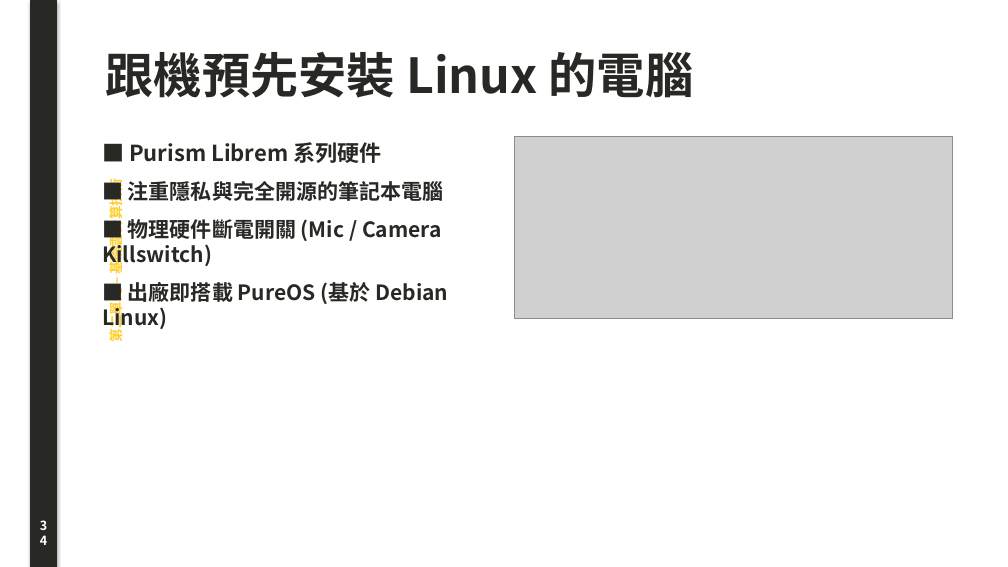
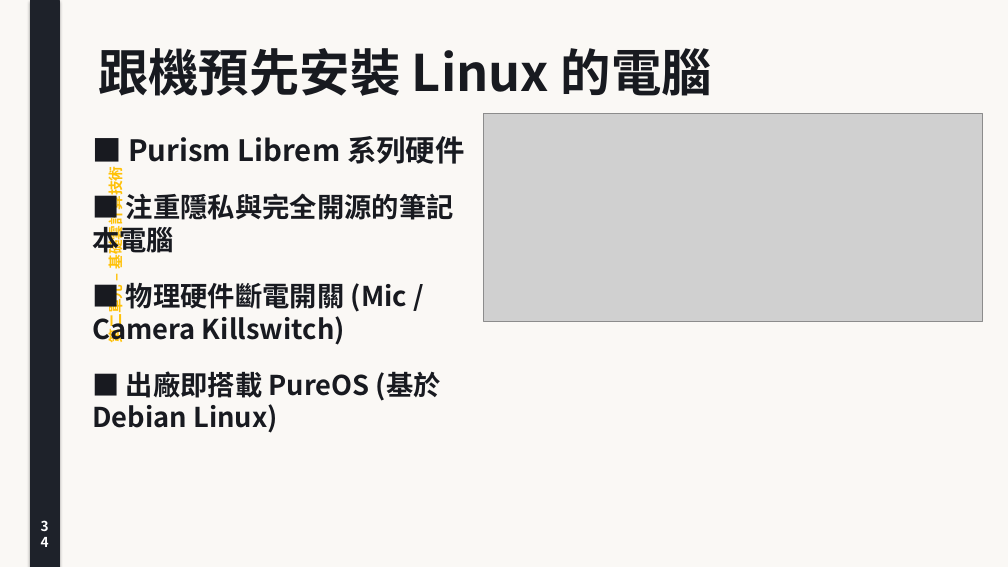
Before and after one commit to joe-ging/seed-cloud-curriculum, a slide deck: slide 34 of downloads/Deck01_Cloud_Foundations_Lecture_Note.pptx. Drawn at 1008x567 pixels with LibreOffice and Linux fonts; fonts in the diff are those of the drawing; grey boxes stand for pictures. Boxes give left, top, right and bottom in pixels: in the first picture for what was removed or moved away, otherwise in the second. Text is boxed around its words. In the diff, an @@ line names an element or a change of style, - is before the commit and + after.

```diff
--- a/downloads/Deck01_Cloud_Foundations_Lecture_Note.pptx
+++ b/downloads/Deck01_Cloud_Foundations_Lecture_Note.pptx
@@ rectangle added at (x1=0, y1=0, x2=1008, y2=567), fill #FAF8F5 @@
@@ rectangle at (x1=30, y1=0, x2=59, y2=567): fill #282825 to #1E222A; outline #282825 0.75 pt to #1E222A 0.75 pt @@
@@ text "第二單元 – 基礎雲計算技術" at (x1=104, y1=177, x2=125, y2=342): size 13 to 14 pt, text colour #FFCE2B to #FFC107 @@
@@ text "跟機預先安裝 Linux 的電腦" moved from (x1=106, y1=52, x2=693, y2=98) to (x1=98, y1=48, x2=712, y2=96) @@
@@ text "跟機預先安裝 Linux 的電腦" at (x1=98, y1=48, x2=712, y2=96): size 46 to 48 pt, text colour #282825 to #181A20 @@
@@ picture resized from (x1=514, y1=136, x2=953, y2=319) to (x1=484, y1=113, x2=983, y2=321) @@
@@ text "■ Purism Librem 系列硬件" moved from (x1=102, y1=142, x2=448, y2=330) to (x1=92, y1=136, x2=464, y2=433) @@
@@ text "■ Purism Librem 系列硬件" at (x1=92, y1=136, x2=464, y2=433): size 21 to 28 pt in "■ Purism Librem 系列硬件"; text colour #282825 to #181A20; size 20 to 26 pt in "■ 注重隱私與完全開源的筆記本電腦", "■ 物理硬件斷電開關 (Mic / Camera Killswitch)", "■ 出廠即搭載 PureOS (基於 Debian Linux)"; more space between paragraphs @@
@@ text "34" at (x1=30, y1=514, x2=59, y2=544): size 12 to 13 pt @@
```
Also in this commit, not shown: 39 other slides changed, 43 other files.
